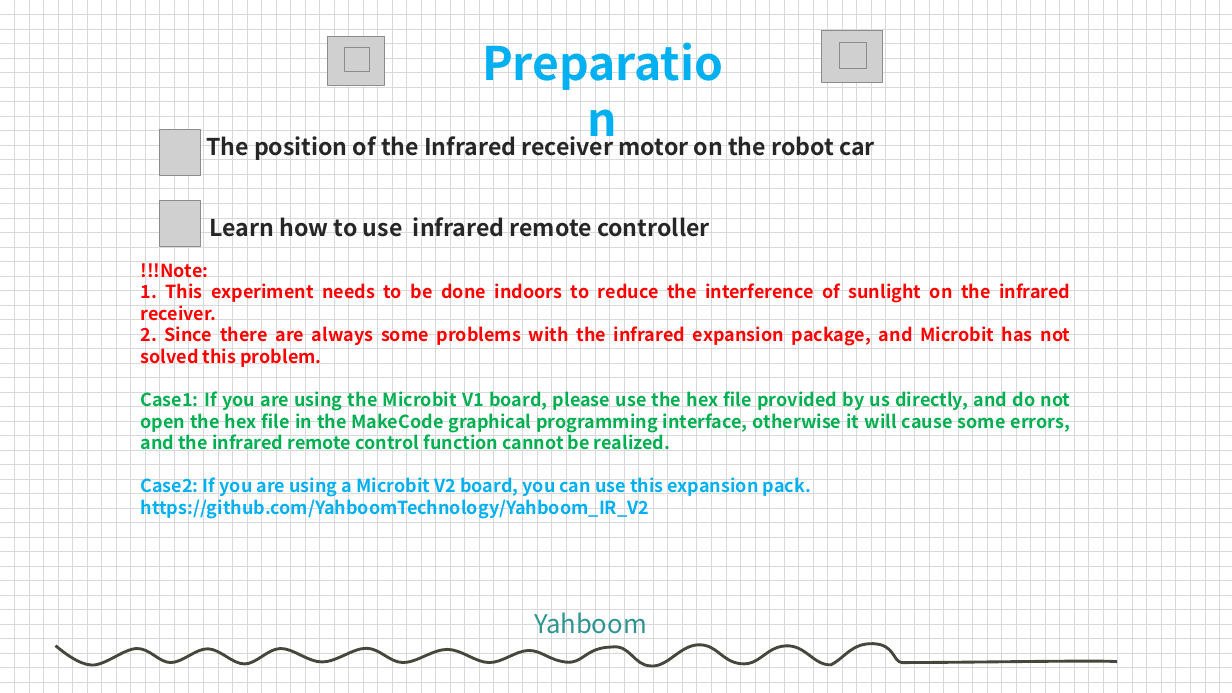
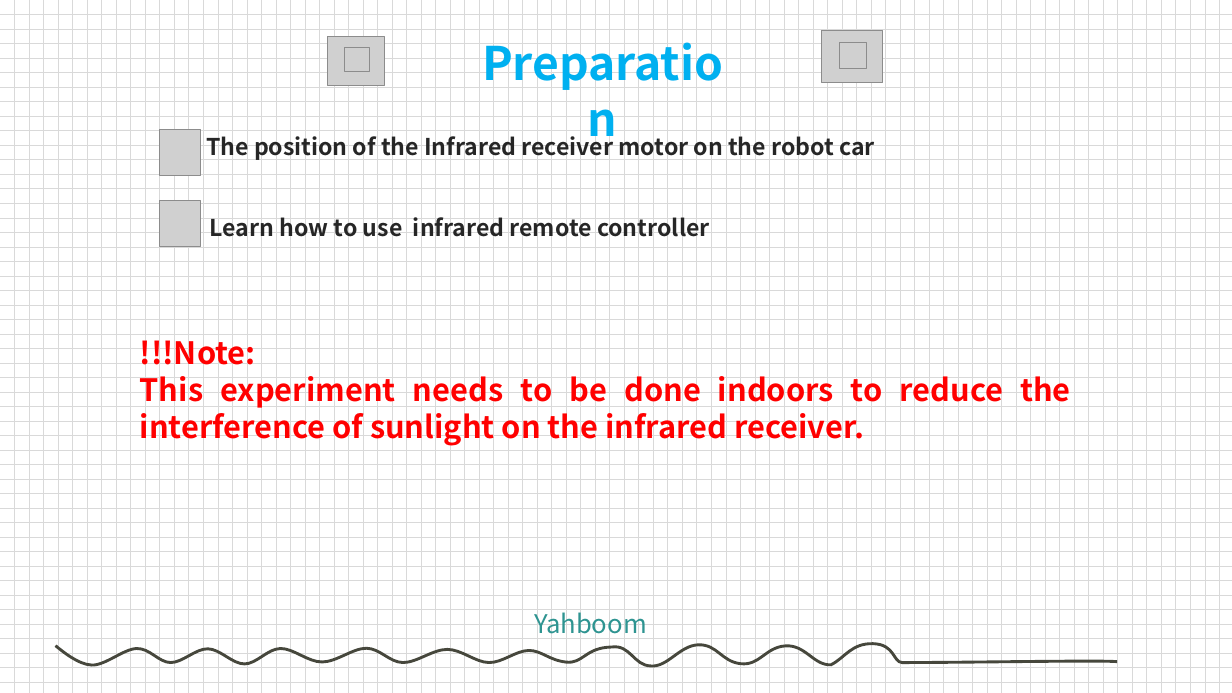
Before and after one commit to sohamtech-uk/Tiny-bit, a slide deck: slide 3 of 07.Interacting with Tiny bit/1.IR Control/V2/IR ControlV2.pptx. Drawn at 1232x693 pixels with LibreOffice and Linux fonts; fonts in the diff are those of the drawing; grey boxes stand for pictures; background and template pictures are left out. Boxes give left, top, right and bottom in pixels: in the first picture for what was removed or moved away, otherwise in the second. Text is boxed around its words. In the diff, an @@ line names an element or a change of style, - is before the commit and + after.

```diff
--- a/07.Interacting with Tiny bit/1.IR Control/V2/IR ControlV2.pptx
+++ b/07.Interacting with Tiny bit/1.IR Control/V2/IR ControlV2.pptx
@@ text "!!!Note:": place and size @@
-text "!!!Note:" at (141,263,1071,519)
+text "!!!Note:" at (140,340,1071,446)
@@ text at (140,340,256,365): size 14 to 24 pt in "!!!Note:" @@
@@ text at (140,376,1071,446): text changed; size 14 to 24 pt; text colour #00B050 to #FF0000 @@
-1. This experiment needs to be done indoors to reduce the interference of sunlight on the infrared receiver.
-2. Since there are always some problems with the infrared expansion package, and Microbit has not solved this problem.
-Case1: If you are using the Microbit V1 board, please use the hex file provided by us directly, and do not open the hex file in the MakeCode graphical programming interface, otherwise it will cause some errors, and the infrared remote control function cannot be realized.
-Case2: If you are using a Microbit V2 board, you can use this expansion pack. https://github.com/YahboomTechnology/Yahboom_IR_V2
+This experiment needs to be done indoors to reduce the interference of sunlight on the infrared receiver.
```
Also in this commit, not shown: 1 other slide changed, 38 other files.
